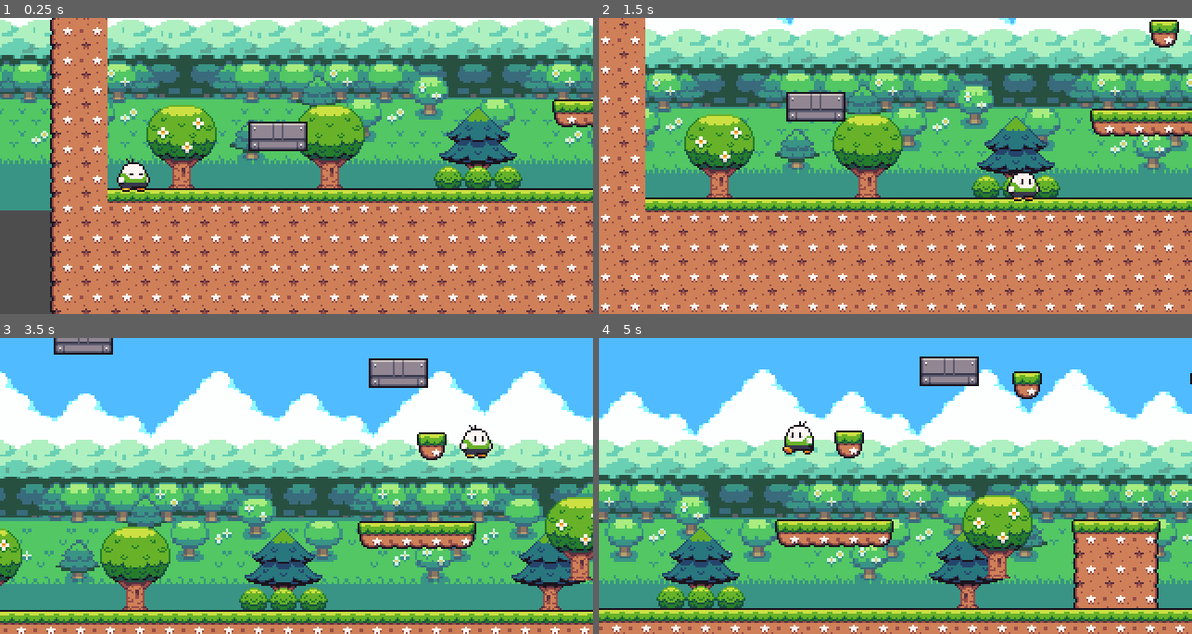
Above: before the commit, frames 1-4 (two rows, left to right).
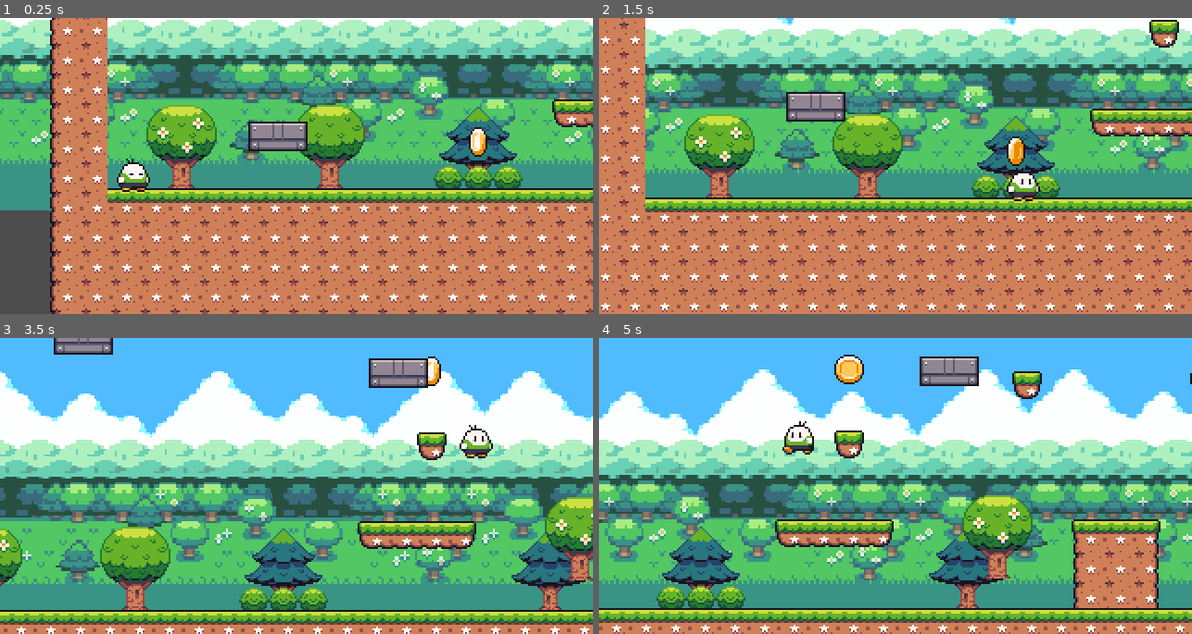
Above: after the commit, the same moments.

Repository: vitorhenriquec/PotiguarHeroes
Game: Godot game, scene res://levels/world.tscn
Two runs of this game, one before a commit and one after it. Both use one fixed random seed, a clock stepped at 60 frames per second and the inputs below. The project has no main scene, so this scene is started directly.
Inputs:
- Up to frame 1 (0.25 s): no input
- Up to frame 2 (1.5 s): tap Enter (ui_accept) at 0.5 s; hold Right (ui_right) from 0.53 s (still down); tap Space (jump) at 0.77 s
- Up to frame 3 (3.5 s): tap Space (jump) at 1.52, 3.02 s; release Right (ui_right) at 2.03 s; hold Left (ui_left) 2.03-2.78 s; hold Right (ui_right) from 2.78 s (still down)
- Up to frame 4 (5 s): tap Space (jump) at 3.77, 4.52 s; release Right (ui_right) at 4.28 s; hold Left (ui_left) from 4.28 s (still down)

The runs differ from the first frame. In frame 1, 0.2% of the frame differs, in the area x 79-83%, y 36-47%; in frame 2, 0.2%; in frame 3, 0.2%; in frame 4, 0.4%, in the area x 39-45%, y 5-16%.

Commit message:
Adiciona item coletavel

Diff:
--- a/levels/world.tscn
+++ b/levels/world.tscn
@@ -1,9 +1,10 @@
-[gd_scene load_steps=18 format=3 uid="uid://rlc7ewtaivec"]
+[gd_scene load_steps=19 format=3 uid="uid://rlc7ewtaivec"]
 
 [ext_resource type="Texture2D" uid="uid://ouq7xmkuthf" path="res://assets/Seasonal Tilesets/1 - Grassland/Terrain (16 x 16).png" id="1_ylk8v"]
 [ext_resource type="PackedScene" uid="uid://bcgosnganlasx" path="res://actors/player.tscn" id="3_2tniu"]
 [ext_resource type="Texture2D" uid="uid://20mr8i1loroj" path="res://assets/Seasonal Tilesets/1 - Grassland/Grassland_entities (16 x 16).png" id="3_10tyd"]
 [ext_resource type="PackedScene" uid="uid://by54hyrjhxe6c" path="res://prefabs/moviment_plataform.tscn" id="3_i6sn7"]
+[ext_resource type="PackedScene" uid="uid://ph5j2f3r615a" path="res://prefabs/coin.tscn" id="3_ijsh3"]
 [ext_resource type="Texture2D" uid="uid://bfesa471c12ux" path="res://assets/Seasonal Tilesets/1 - Grassland/Background parts/5 - Sky_color.png" id="4_brd3n"]
 [ext_resource type="Texture2D" uid="uid://cp8epaofpqlo5" path="res://assets/Seasonal Tilesets/1 - Grassland/Background parts/4 - Cloud_cover_2.png" id="5_e3ix8"]
 [ext_resource type="Shader" path="res://shaders/cloud_movement.gdshader" id="6_418w4"]
@@ -264,6 +265,14 @@
 layer_0/name = "ground"
 layer_0/tile_data = PackedInt32Array(524291, 262144, 1, 524292, 262144, 1, 524293, 262144, 1, 524294, 262144, 1, 524295 …(7400 unchanged characters)…
 
+[node name="coins" type="Node2D" parent="."]
+
+[node name="coin" parent="coins" instance=ExtResource("3_ijsh3")]
+position = Vector2(200, 104)
+
+[node name="coin2" parent="coins" instance=ExtResource("3_ijsh3")]
+position = Vector2(280, 0)
+
 [node name="moviment_plataform" parent="." instance=ExtResource("3_i6sn7")]
 position = Vector2(144, 1)
 
--- /dev/null
+++ b/prefabs/coin.tscn
@@ -0,0 +1,93 @@
+[gd_scene load_steps=14 format=3 uid="uid://ph5j2f3r615a"]
+
+[ext_resource type="Script" path="res://scripts/coin.gd" id="1_dpdn5"]
+[ext_resource type="Texture2D" uid="uid://bq5e1ydx1g0eh" path="res://assets/Mini FX, Items & UI/Common Pick-ups/Coin (16 x 16).png" id="1_fscsa"]
+[ext_resource type="Texture2D" uid="uid://bj40mmjseonhj" path="res://assets/Mini FX, Items & UI/Effects/Yellow_Sparkle (16 x 16).png" id="2_pjgwq"]
+
+[sub_resource type="AtlasTexture" id="AtlasTexture_0ccsm"]
+atlas = ExtResource("2_pjgwq")
+region = Rect2(0, 0, 20, 16)
+
+[sub_resource type="AtlasTexture" id="AtlasTexture_wal8y"]
+atlas = ExtResource("2_pjgwq")
+region = Rect2(20, 0, 20, 16)
+
+[sub_resource type="AtlasTexture" id="AtlasTexture_qb3k0"]
+atlas = ExtResource("2_pjgwq")
+region = Rect2(40, 0, 20, 16)
+
+[sub_resource type="AtlasTexture" id="AtlasTexture_6matm"]
+atlas = ExtResource("2_pjgwq")
+region = Rect2(60, 0, 20, 16)
+
+[sub_resource type="AtlasTexture" id="AtlasTexture_qhr3v"]
+atlas = ExtResource("1_fscsa")
+region = Rect2(0, 0, 16, 16)
+
+[sub_resource type="AtlasTexture" id="AtlasTexture_my5ld"]
+atlas = ExtResource("1_fscsa")
+region = Rect2(16, 0, 16, 16)
+
+[sub_resource type="AtlasTexture" id="AtlasTexture_tr5m2"]
+atlas = ExtResource("1_fscsa")
+region = Rect2(32, 0, 16, 16)
+
+[sub_resource type="AtlasTexture" id="AtlasTexture_w5kb6"]
+atlas = ExtResource("1_fscsa")
+region = Rect2(48, 0, 16, 16)
+
+[sub_resource type="SpriteFrames" id="SpriteFrames_f612h"]
+animations = [{
+"frames": [{
+"duration": 1.0,
+"texture": SubResource("AtlasTexture_0ccsm")
+}, {
+"duration": 1.0,
+"texture": SubResource("AtlasTexture_wal8y")
+}, {
+"duration": 1.0,
+"texture": SubResource("AtlasTexture_qb3k0")
+}, {
+"duration": 1.0,
+"texture": SubResource("AtlasTexture_6matm")
+}],
+"loop": false,
+"name": &"collect",
+"speed": 5.0
+}, {
+"frames": [{
+"duration": 1.0,
+"texture": SubResource("AtlasTexture_qhr3v")
+}, {
+"duration": 1.0,
+"texture": SubResource("AtlasTexture_my5ld")
+}, {
+"duration": 1.0,
+"texture": SubResource("AtlasTexture_tr5m2")
+}, {
+"duration": 1.0,
+"texture": SubResource("AtlasTexture_w5kb6")
+}],
+"loop": true,
+"name": &"idle",
+"speed": 5.0
+}]
+
+[sub_resource type="CircleShape2D" id="CircleShape2D_5qawv"]
+
+[node name="coin" type="Area2D"]
+collision_layer = 8
+script = ExtResource("1_dpdn5")
+
+[node name="anim" type="AnimatedSprite2D" parent="."]
+sprite_frames = SubResource("SpriteFrames_f612h")
+animation = &"collect"
+autoplay = "idle"
+frame = 3
+frame_progress = 1.0
+
+[node name="collision" type="CollisionShape2D" parent="."]
+shape = SubResource("CircleShape2D_5qawv")
+
+[connection signal="body_entered" from="." to="." method="_on_body_entered"]
+[connection signal="animation_finished" from="anim" to="." method="_on_anim_animation_finished"]
--- /dev/null
+++ b/scripts/coin.gd
@@ -0,0 +1,20 @@
+extends Area2D
+
+
+# Called when the node enters the scene tree for the first time.
+func _ready():
+	pass # Replace with function body.
+
+
+# Called every frame. 'delta' is the elapsed time since the previous frame.
+func _process(delta):
+	pass
+
+
+func _on_body_entered(body):
+	$anim.play("collect")
+
+
+
+func _on_anim_animation_finished():
+	queue_free() # Replace with function body.
